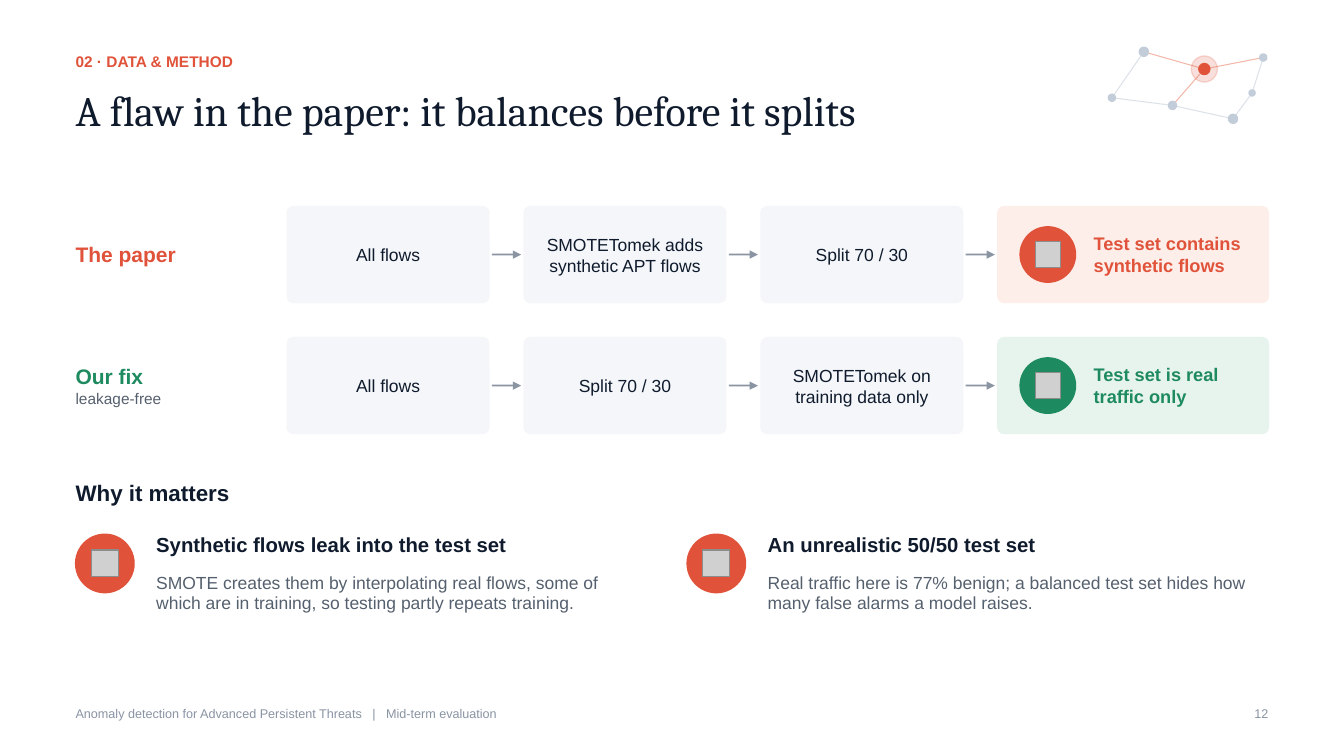
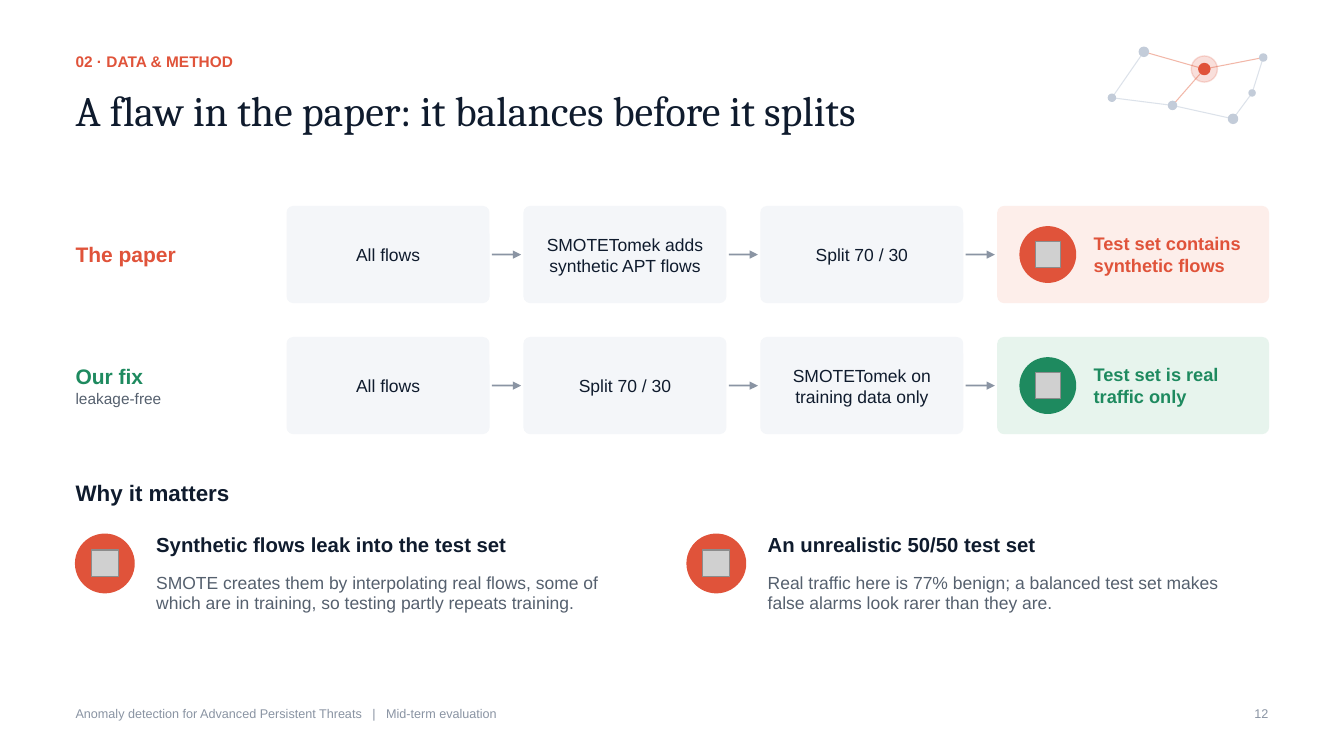
Before and after one commit to AshishJain2003/apt-detection-hybrid-ensemble, a slide deck: slide 12 of APT_Detection_MidEval.pptx. Drawn at 1344x756 pixels with LibreOffice and Linux fonts; fonts in the diff are those of the drawing; grey boxes stand for pictures. Boxes give left, top, right and bottom in pixels: in the first picture for what was removed or moved away, otherwise in the second. Text is boxed around its words. In the diff, an @@ line names an element or a change of style, - is before the commit and + after.

```diff
--- a/APT_Detection_MidEval.pptx
+++ b/APT_Detection_MidEval.pptx
@@ text at (768,576,1219,613): text changed @@
-Real traffic here is 77% benign; a balanced test set hides how many false alarms a model raises.
+Real traffic here is 77% benign; a balanced test set makes false alarms look rarer than they are.
```
Also in this commit, not shown: 12 other slides changed, 1 slide added, 29 other files.
